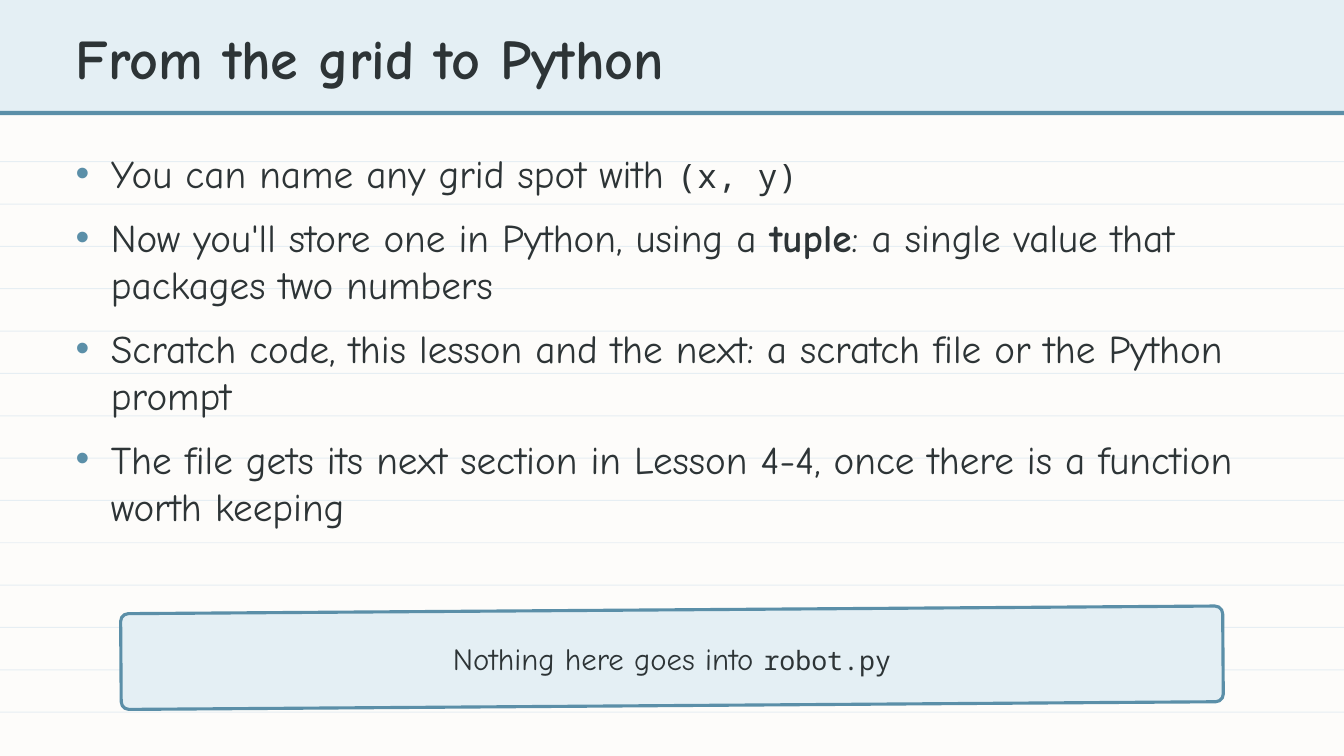
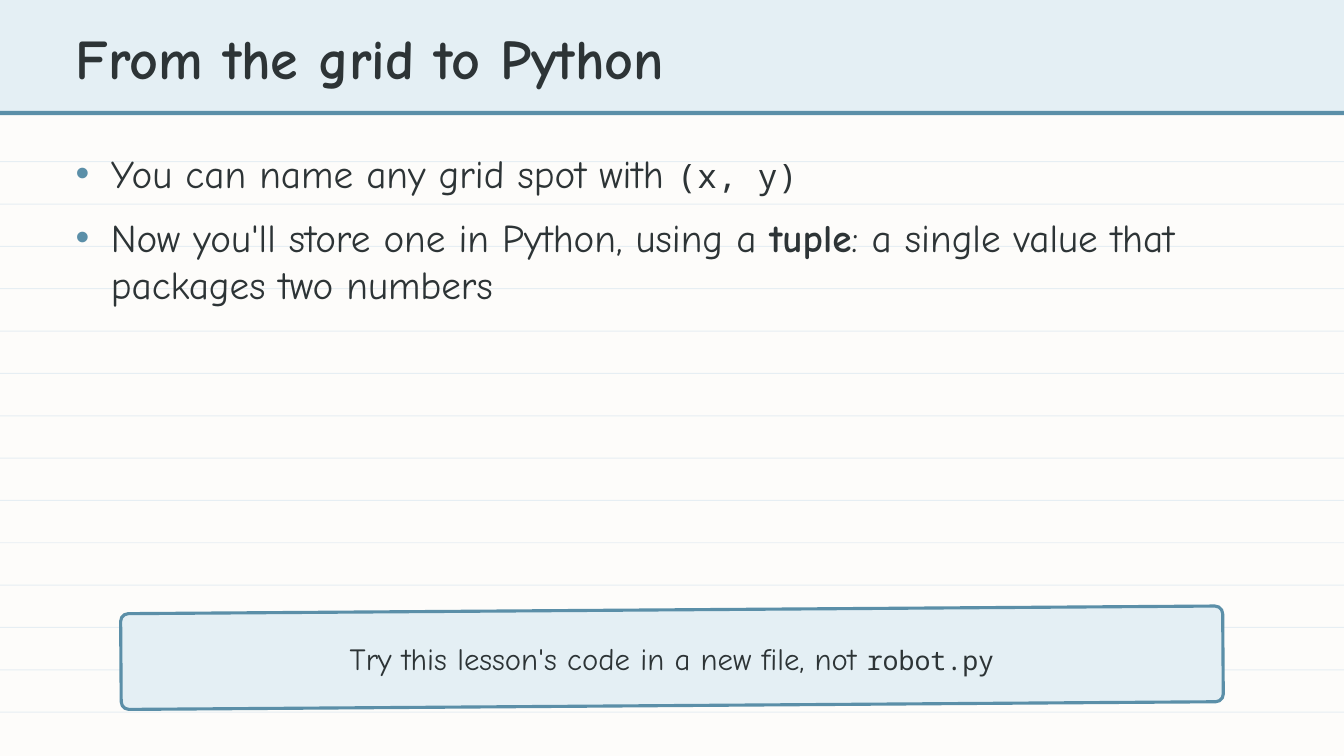
Before and after one commit to bradamiller/LearningPython, a slide deck: slide 2 of static/slides/module-04-manhattan/module-4-lesson-02-tuples.pptx. Drawn at 1344x756 pixels with LibreOffice and Linux fonts; fonts in the diff are those of the drawing. Boxes give left, top, right and bottom in pixels: in the first picture for what was removed or moved away, otherwise in the second. Text is boxed around its words. In the diff, an @@ line names an element or a change of style, - is before the commit and + after.

```diff
--- a/static/slides/module-04-manhattan/module-4-lesson-02-tuples.pptx
+++ b/static/slides/module-04-manhattan/module-4-lesson-02-tuples.pptx
@@ text at (111,336,1232,529): paragraphs removed @@
-• Scratch code, this lesson and the next: a scratch file or the Python prompt
-• The file gets its next section in Lesson 4-4, once there is a function worth keeping
@@ text at (350,649,994,677): text changed @@
-Nothing here goes into robot.py
+Try this lesson's code in a new file, not robot.py
```
Also in this commit, not shown: 1 other slide changed, 5 other files.
